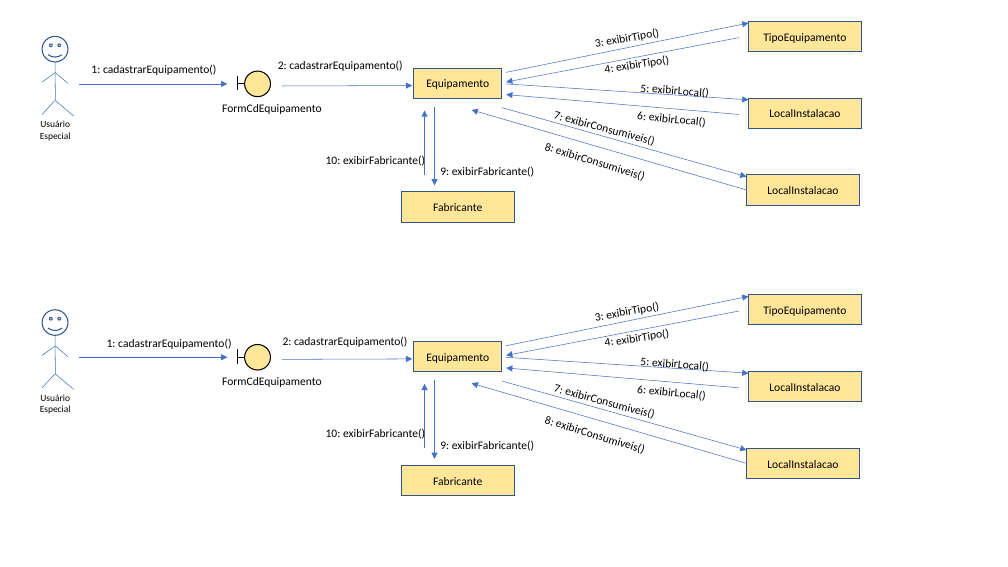
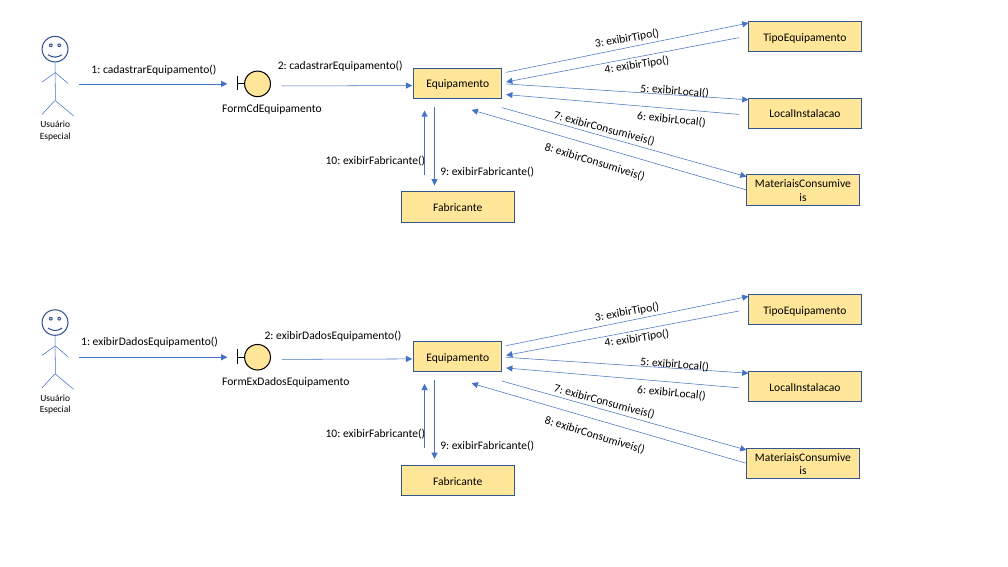
Before and after one commit to augustin1977/SistemaAtivos, a slide deck: slide 7 of Entregas/Entrega2/DiagramadeComunicação.pptx. Drawn at 1008x567 pixels with LibreOffice and Linux fonts; fonts in the diff are those of the drawing. Boxes give left, top, right and bottom in pixels: in the first picture for what was removed or moved away, otherwise in the second. Text is boxed around its words. In the diff, an @@ line names an element or a change of style, - is before the commit and + after.

```diff
--- a/Entregas/Entrega2/DiagramadeComunicação.pptx
+++ b/Entregas/Entrega2/DiagramadeComunicação.pptx
@@ text in rectangle at (767, 186, 838, 194): text changed @@
-LocalInstalacao
+MateriaisConsumiveis
@@ text at (81, 336, 218, 347): text changed @@
-1: cadastrarEquipamento()
+1: exibirDadosEquipamento()
@@ text at (265, 330, 401, 341): text changed @@
-2: cadastrarEquipamento()
+2: exibirDadosEquipamento()
@@ text at (222, 377, 349, 387): text changed @@
-FormCdEquipamento
+FormExDadosEquipamento
@@ text in rectangle at (767, 460, 838, 468): text changed @@
-LocalInstalacao
+MateriaisConsumiveis
```
Also in this commit, not shown: 5 other slides changed, 3 slides added, 2 other files.
